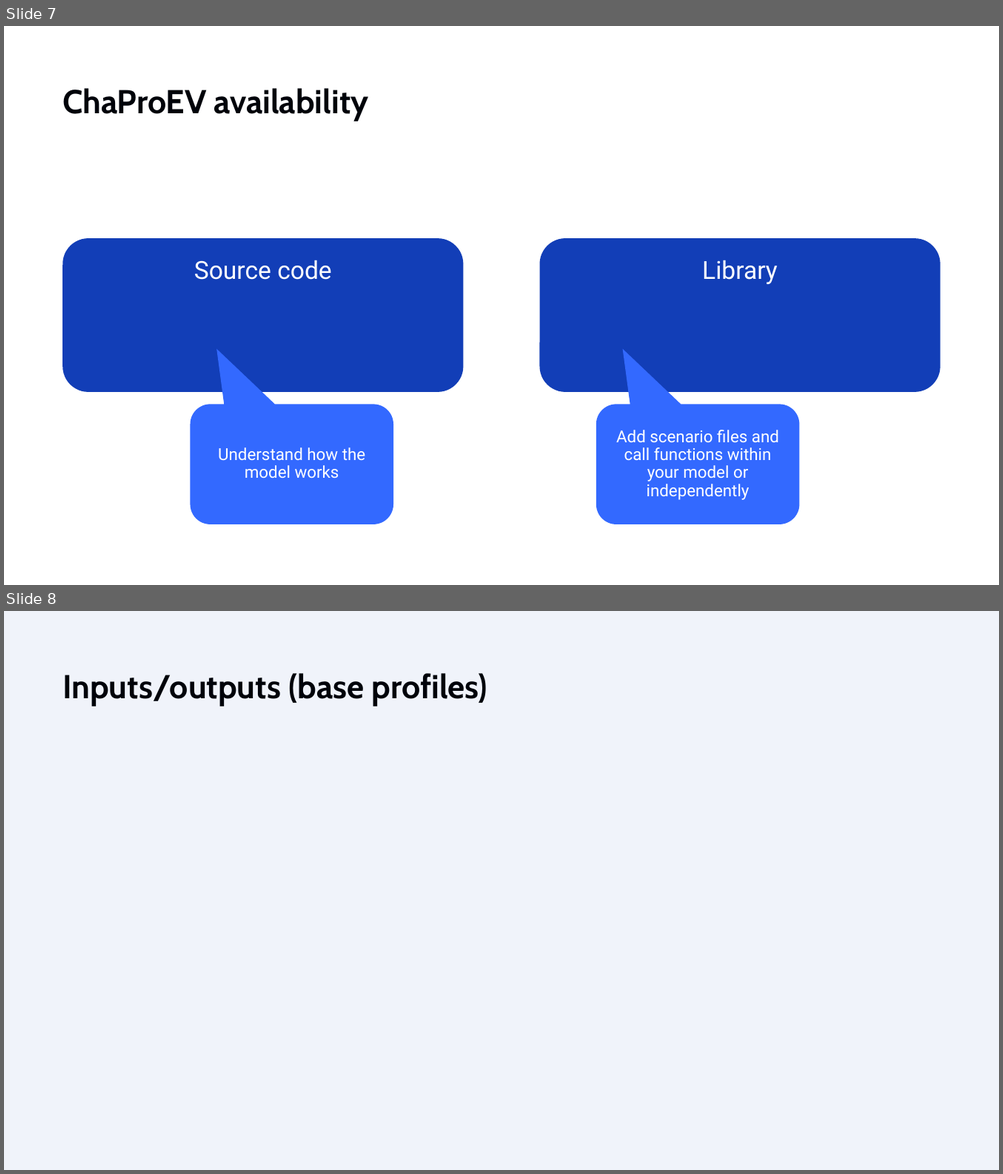
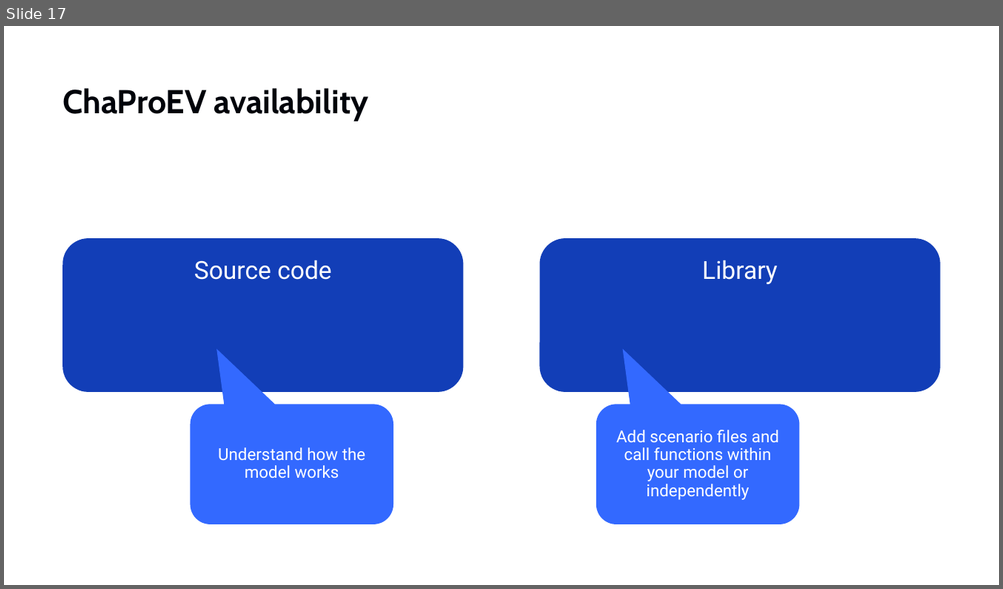
Before and after one commit to TNO/ChaProEV, a slide deck: ChaProEV.pptx. Shown one above the other, each under a label of ours: slides 7 and 8 before the commit, slide 17 after it. The pictures are 1003x1174 and 1003x589 pixels, drawn with LibreOffice and Linux fonts; fonts in the diff are those of the drawing; background and template pictures are left out. Boxes give left, top, right and bottom in pixels: in the first picture for what was removed or moved away, otherwise in the second. Text is boxed around its words. In the diff, an @@ line names an element or a change of style, - is before the commit and + after.

```diff
--- a/ChaProEV.pptx
+++ b/ChaProEV.pptx
@@ slide 8 removed at box(4, 611, 999, 1170), background #F0F3FA @@
@@ title removed at box(62, 673, 487, 706) @@
-Inputs/outputs (base profiles)
@@ what was slide 7 is now slide 17 @@
```
Also in this commit, not shown: 12 slides added, 33 other slides removed, 4 other files.
